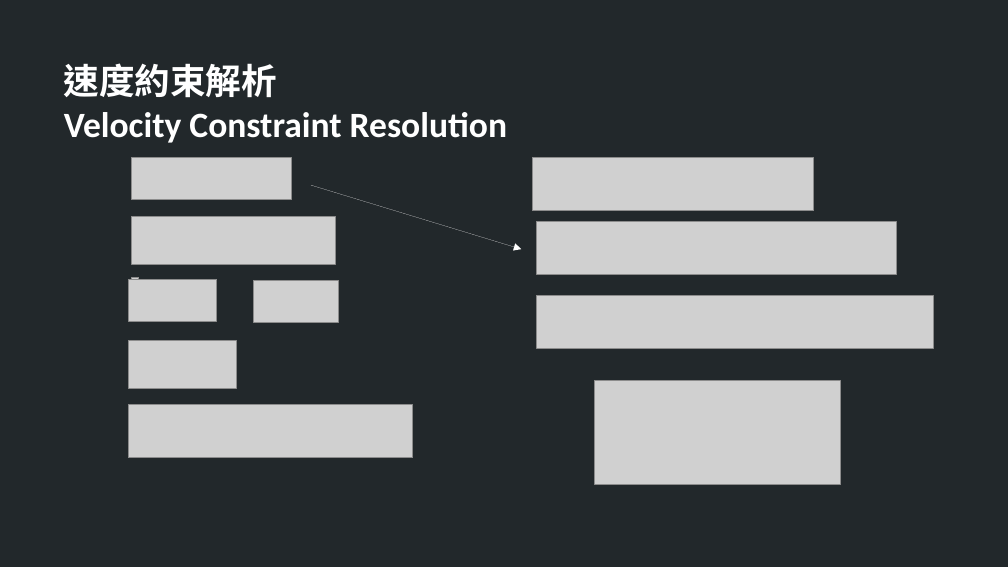
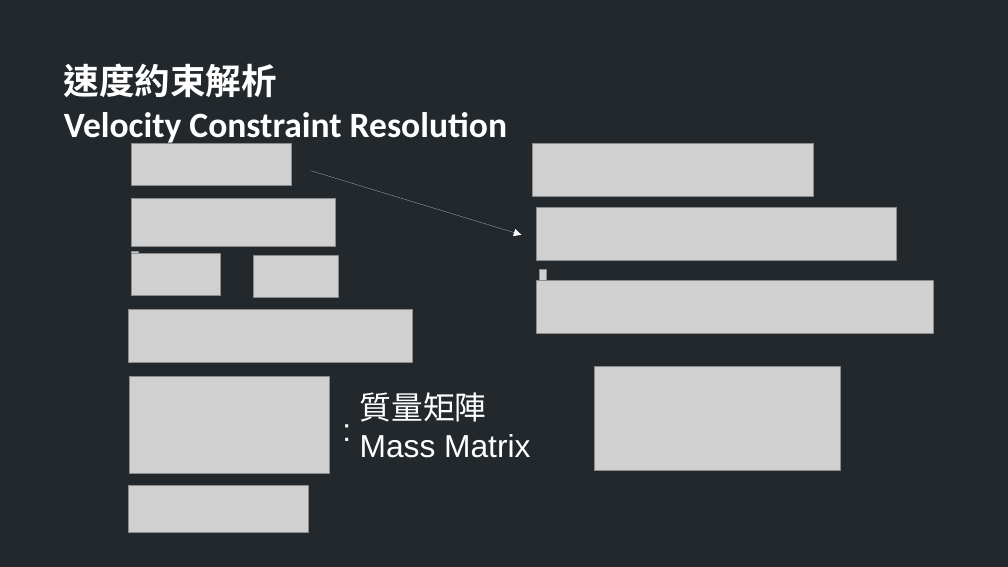
Before and after one commit to TheAllenChou/unity-physics-constraints, a slide deck: slide 10 of slides/physics constraints in games.odp. Drawn at 1008x567 pixels with LibreOffice and Linux fonts; fonts in the diff are those of the drawing; grey boxes stand for pictures. Boxes give left, top, right and bottom in pixels: in the first picture for what was removed or moved away, otherwise in the second. Text is boxed around its words. In the diff, an @@ line names an element or a change of style, - is before the commit and + after.

Commit message:
Slides.

```diff
--- a/slides/physics constraints in games.odp
+++ b/slides/physics constraints in games.odp
@@ 5 pictures, 1 arrow: place and size @@
-5 pictures, 1 arrow at bbox=[132, 157, 933, 485]
+5 pictures, 1 arrow at bbox=[132, 144, 933, 470]
@@ picture: place and size @@
-picture at bbox=[132, 217, 336, 264]
+picture at bbox=[132, 198, 336, 246]
@@ picture: place and size @@
-picture at bbox=[128, 279, 217, 321]
+picture at bbox=[132, 254, 220, 296]
@@ 3 pictures: place and size @@
-3 pictures at bbox=[132, 277, 547, 338]
+3 pictures at bbox=[132, 252, 547, 312]
@@ picture: place and size @@
-picture at bbox=[128, 404, 413, 457]
+picture at bbox=[128, 309, 413, 362]
@@ picture added at bbox=[130, 377, 329, 473] @@
@@ text added at bbox=[333, 405, 359, 450], 25 pt, text #FFFFFF @@
+:
@@ text added at bbox=[360, 392, 530, 458], 25 pt, text #FFFFFF @@
+質量矩陣
+Mass Matrix
@@ picture: place and size @@
-picture at bbox=[128, 340, 237, 388]
+picture at bbox=[128, 486, 309, 533]
```
Also in this commit, not shown: 2 other slides changed, 4 slides added.
